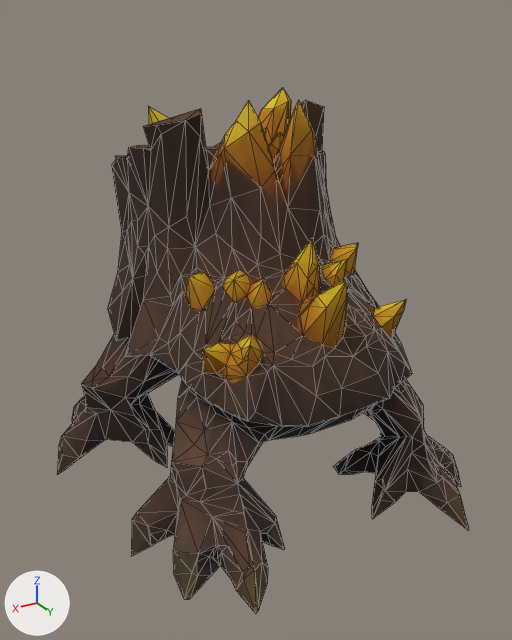
One commit to the glTF model ecorce/modeles/m_elite_souche.glb: the scene before it, then after it.
Both versions are drawn from a 50 mm lens placed at (0.82, 1.393, 0.665), pointed at (-0.101, -0.142, -0.102). Arrows for +X, +Y and +Z are at lower left; the lights stay in place. The older version comes first. Mesh edges are drawn as thin lines. Vertices at exactly the same position are counted once.

The first picture shows 'geometry_0'.
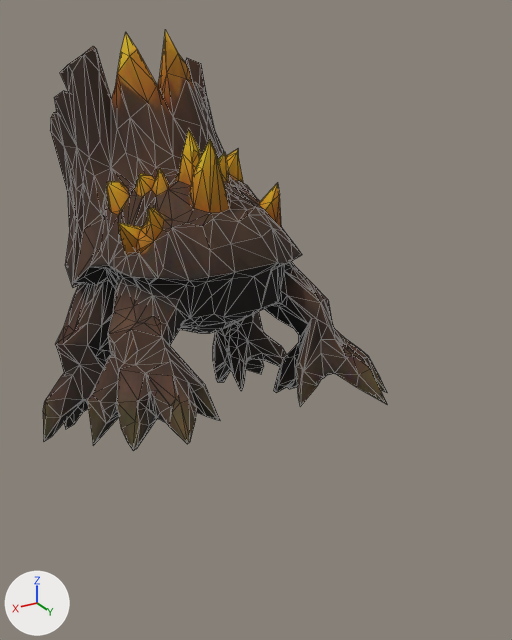
The newer file adds a shape key; the second version is drawn at full value of the shape key 'frappe' of 'geometry_0', and the change is written as the vertex moves it makes.

Where the change shows, as pixel boxes (x1, y1, x2, y2) in the pictures (512 x 640 px):
'geometry_0', reshaped, moved, rescaled (16% narrower, 20% shorter)
    before: (57, 88, 469, 613)
    after: (43, 30, 387, 451)

The change in detail:
me_geometry_0 is used by ob_geometry_0; location (-0.015, 0.011, 0.002); scale (0.498, 0.498, 0.498).
me_geometry_0 had 1503 vertices, 3000 faces and spanned x -0.96..0.96, y -0.91..0.91, z -1.0..1.0.
me_geometry_0 now has 1503 vertices, 3000 faces and spans x -0.31..0.5, y -0.61..0.41, z 0.02..1.12.
me_geometry_0 part 1: the whole mesh is multiplied about its middle by the matrix ((0.422, 0.0, 0.0), (0.0, 0.392, -0.191), (0.0, 0.157, 0.477)), then moved by (0.09, -0.13, 0.62).
Object 'geometry_0' (ob_geometry_0) moves from (-0.015, 0.011, 0.002) to (-0.12, -0.301, -0.606).
Object 'geometry_0' (ob_geometry_0) is rescaled from (0.498, 0.498, 0.498) to (1.11, 1.11, 1.11).
